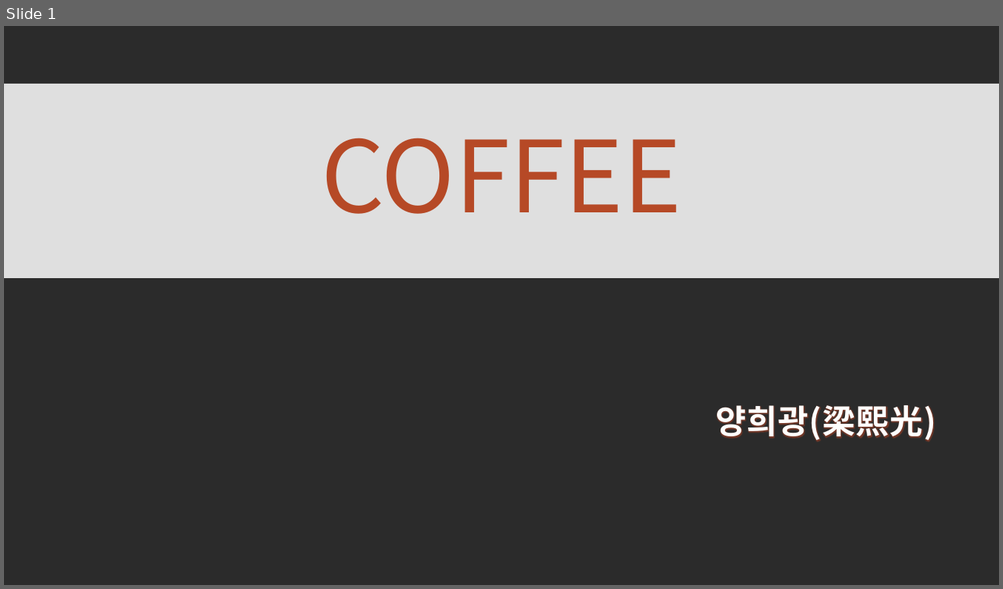
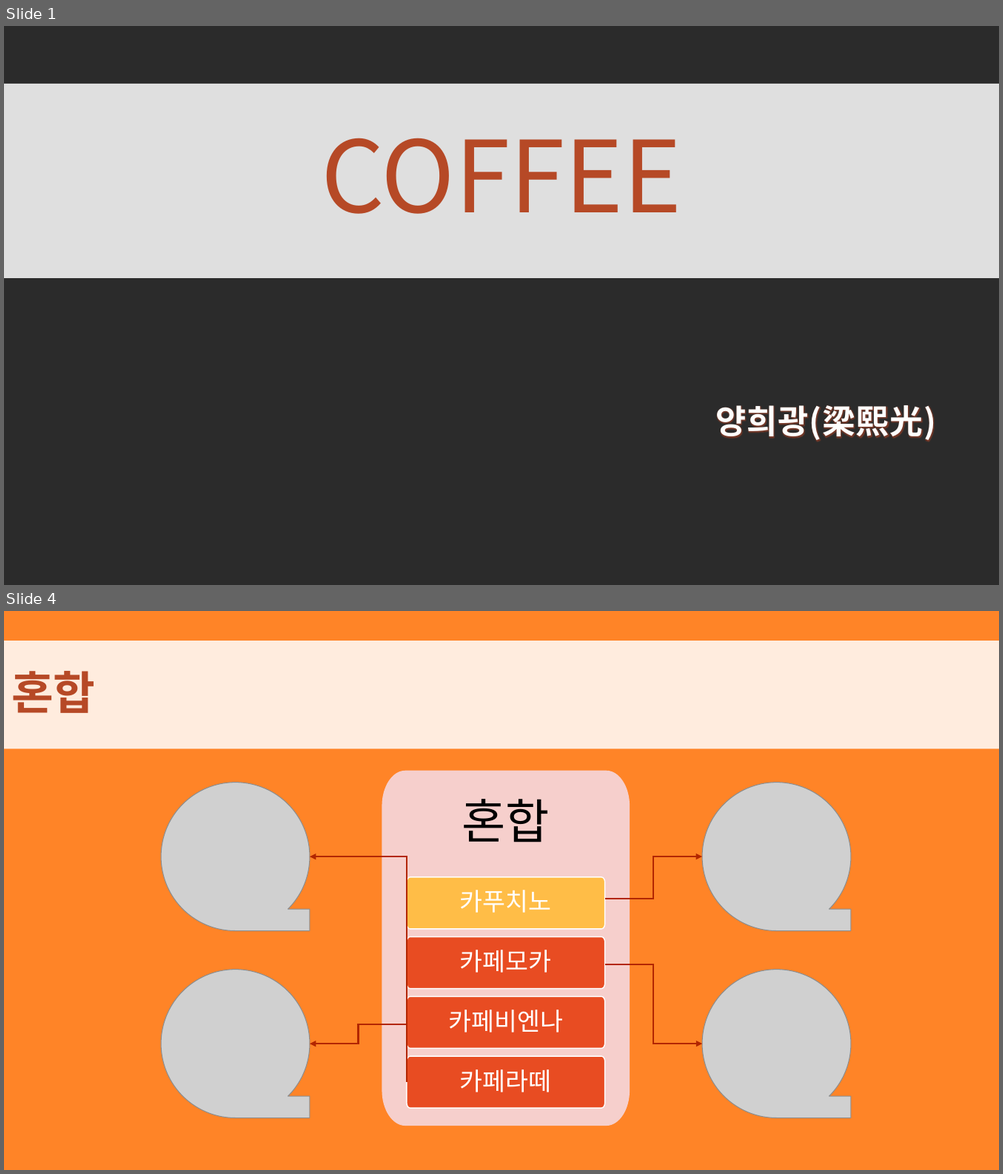
Before and after one commit to hwangeumyang/HRDEducation, a slide deck: 2021.08/실습.pptx. Shown one above the other, each under a label of ours: slide 1 before the commit, slides 1 and 4 after it; the slides between them are not shown. The pictures are 1003x589 and 1003x1174 pixels, drawn with LibreOffice and Linux fonts; fonts in the diff are those of the drawing; grey boxes stand for pictures; background and template pictures are left out; a plain dark background stands for a picture behind light text. Boxes give left, top, right and bottom in pixels: in the first picture for what was removed or moved away, otherwise in the second. Text is boxed around its words. In the diff, an @@ line names an element or a change of style, - is before the commit and + after.

```diff
--- a/2021.08/실습.pptx
+++ b/2021.08/실습.pptx
@@ slide 4 added at (4,611,999,1170), background #FF8427 @@
@@ title added at (4,641,999,749), fill #FFFFFF at 85% opacity, 44 pt, text #B64926, bold @@
+혼합
@@ picture added at (161,783,309,931) @@
@@ picture added at (703,783,851,931) @@
@@ elbow arrow added from (407, 1082) to (310, 857), #B22600 1.5 pt @@
@@ elbow arrow added from (605, 899) to (703, 857), #B22600 1.5 pt @@
@@ elbow arrow added from (605, 965) to (703, 1044), #B22600 1.5 pt @@
@@ picture added at (161,970,309,1119) @@
@@ picture added at (703,970,851,1119) @@
@@ elbow arrow added from (407, 1025) to (310, 1044), #B22600 1.5 pt @@
@@ group added at (381,771,629,1127): 5 freeform shapes @@
+혼합
+카푸치노
+카페모카
+카페비엔나
+카페라떼
```
Also in this commit, not shown: 1 slide changed, 13 other slides added, 2 other files.
